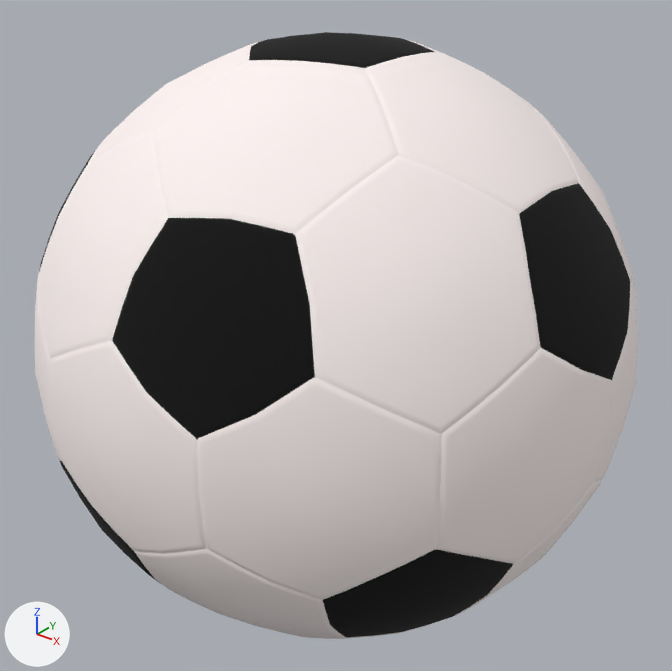
The glTF model game/src/models/soccerBall.glb, before and after one commit.
Before and after are seen from a camera (50 mm lens) standing at (0.201, -0.251, 0.156) and looking at (0.0, 0.0, 0.0). Arrows for +X, +Y and +Z are at lower left; the lights stay in place. Vertices at the same position are counted once.

The first picture shows 'Football ball'.
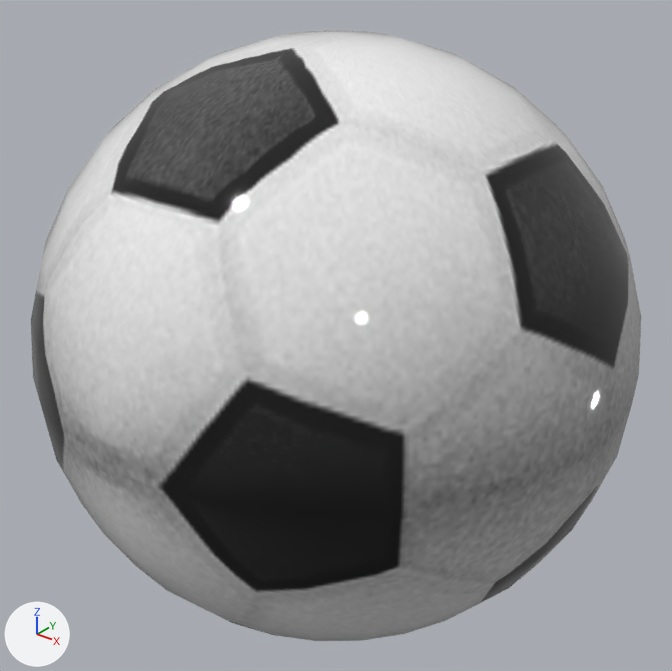
Location of each change, [x1, y1, x2, y2] in pixels of the pictures (672 x 671 px):
'Football ball', reshaped, rescaled: before [35, 32, 638, 639]; after [31, 30, 641, 641]

The change in detail:
Picture 'soccerbtex' (img_soccerbtex) is new.
Material 'Material.001' (mat_material_001) is new.
Its texture is img_soccerbtex.
Its roughness is 0.0568.
me_soccerball is used by ob_football_ball; location (0.0, 0.0, 0.0); scale (0.12, 0.12, 0.12).
me_soccerball had 7682 vertices, 15360 faces and spanned x -0.92..0.92, y -0.92..0.92, z -0.93..0.93.
me_soccerball no longer uses material mat_white (white #fff5f4).
me_soccerball no longer uses material mat_black (black #000000).
me_soccerball now has 482 vertices, 960 faces and spans x -1.0..1.0, y -1.0..1.0, z -1.0..1.0.
me_soccerball part 1: 7682 vertices removed from x -0.92..0.92, y -0.92..0.92, z -0.93..0.93; 482 vertices added at x -1.0..1.0, y -1.0..1.0, z -1.0..1.0, forming a UV sphere (32 segments, 16 rings, poles along z).
me_soccerball now uses material mat_material_001 (picture img_soccerbtex).
Object 'Football ball' (ob_football_ball) is rescaled from (0.12, 0.12, 0.12) to (0.111, 0.111, 0.111).
